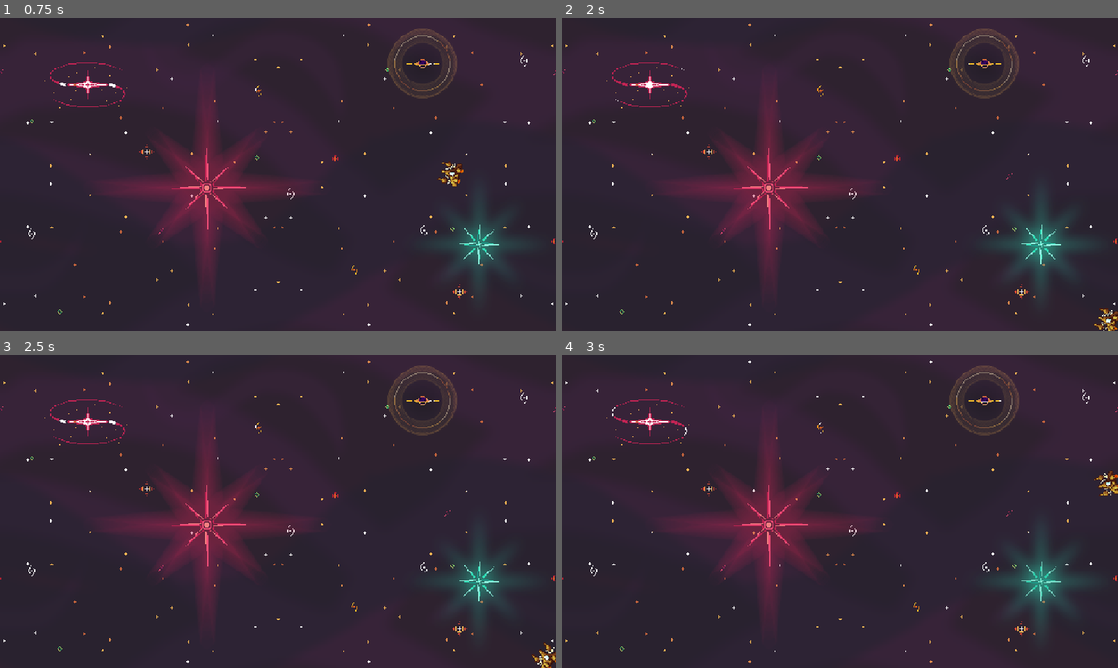
Above: before the commit, frames 1-4 (two rows, left to right).
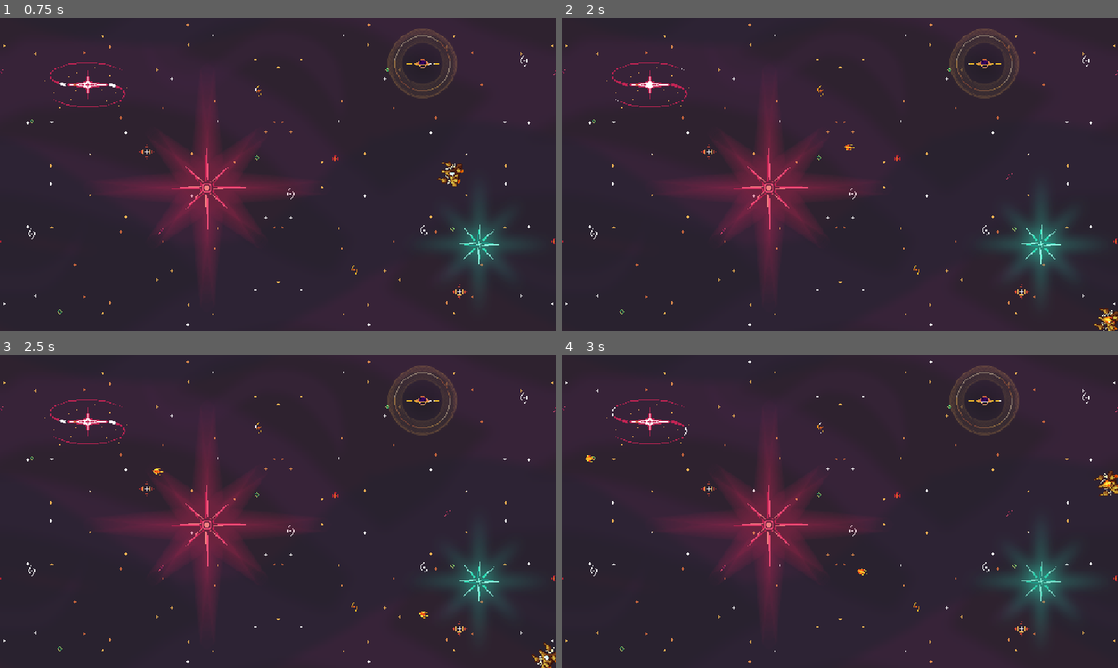
Above: after the commit, the same moments.

Repository: Valegox/Astro-Survivor
Game: Godot game, scene res://scenes/game.tscn
Same seed, same stepped clock (60 frames per second), same inputs: the game is played once before the commit and once after it.
Inputs (mouse positions are in pixels of both pictures, inside the frame that each line leads up to):
- Up to frame 1 (0.75 s): move the mouse to (400, 158) at 0.52 s; hold D (move_right) from 0.53 s (still down)
- Up to frame 2 (2 s): move the mouse to (728, 190) at 1.27 s; release D (move_right) at 1.28 s; hold S (move_down) from 1.28 s (still down)
- Up to frame 3 (2.5 s): move the mouse to (333, 442) at 2.02 s; release S (move_down) at 2.03 s; hold D (move_right) from 2.03 s (still down)
- Up to frame 4 (3 s): move the mouse to (812, 574) at 2.77 s; release D (move_right) at 2.78 s; hold W (move_up) from 2.78 s (still down)

Frame 1 is identical in both runs. In frame 2, less than 0.1% of the frame differs, in the area x 50-100%, y 40-98%; in frame 3, less than 0.1%; in frame 4, less than 0.1%, in the area x 4-100%, y 32-71%.

Commit message:
add shoot

Diff:
--- /dev/null
+++ b/scenes/bullet.tscn
@@ -0,0 +1,63 @@
+[gd_scene load_steps=10 format=3 uid="uid://bk002gom11h4p"]
+
+[ext_resource type="Texture2D" uid="uid://k4p63lg28nek" path="res://assets/bullets/All_Fire_Bullet_Pixel_16x16_00.png" id="1_mkf8s"]
+[ext_resource type="Script" uid="uid://vxfg3inrwtlj" path="res://scripts/bullet.gd" id="1_y25gk"]
+
+[sub_resource type="AtlasTexture" id="AtlasTexture_y25gk"]
+atlas = ExtResource("1_mkf8s")
+region = Rect2(0, 272, 16, 17)
+
+[sub_resource type="AtlasTexture" id="AtlasTexture_l5glv"]
+atlas = ExtResource("1_mkf8s")
+region = Rect2(16, 272, 16, 17)
+
+[sub_resource type="AtlasTexture" id="AtlasTexture_eoqba"]
+atlas = ExtResource("1_mkf8s")
+region = Rect2(32, 272, 16, 17)
+
+[sub_resource type="AtlasTexture" id="AtlasTexture_qncy5"]
+atlas = ExtResource("1_mkf8s")
+region = Rect2(48, 272, 16, 17)
+
+[sub_resource type="AtlasTexture" id="AtlasTexture_tamys"]
+atlas = ExtResource("1_mkf8s")
+region = Rect2(64, 272, 16, 17)
+
+[sub_resource type="SpriteFrames" id="SpriteFrames_26lx3"]
+animations = [{
+"frames": [{
+"duration": 1.0,
+"texture": SubResource("AtlasTexture_y25gk")
+}, {
+"duration": 1.0,
+"texture": SubResource("AtlasTexture_l5glv")
+}, {
+"duration": 1.0,
+"texture": SubResource("AtlasTexture_eoqba")
+}, {
+"duration": 1.0,
+"texture": SubResource("AtlasTexture_qncy5")
+}, {
+"duration": 1.0,
+"texture": SubResource("AtlasTexture_tamys")
+}],
+"loop": true,
+"name": &"default",
+"speed": 5.0
+}]
+
+[sub_resource type="CircleShape2D" id="CircleShape2D_mkf8s"]
+radius = 5.0
+
+[node name="Bullet" type="CharacterBody2D"]
+collision_layer = 4
+collision_mask = 0
+script = ExtResource("1_y25gk")
+
+[node name="AnimatedSprite2D" type="AnimatedSprite2D" parent="."]
+sprite_frames = SubResource("SpriteFrames_26lx3")
+autoplay = "default"
+
+[node name="CollisionShape2D" type="CollisionShape2D" parent="."]
+position = Vector2(1, 1)
+shape = SubResource("CircleShape2D_mkf8s")
--- /dev/null
+++ b/scripts/bullet.gd
@@ -0,0 +1,14 @@
+extends CharacterBody2D
+const SPEED = 300.0
+
+var initial_pos: Vector2
+var target: Vector2
+
+func _ready() -> void:
+	initial_pos = position
+	rotation = (target - position).angle()
+
+func _physics_process(delta: float) -> void:
+	var new_velocity = (target - initial_pos).normalized() * SPEED
+	velocity = new_velocity
+	move_and_slide()
--- a/scripts/spaceship_base.gd
+++ b/scripts/spaceship_base.gd
@@ -1,10 +1,12 @@
 extends CharacterBody2D
 class_name SpaceshipBase
 
+const BULLET = preload("res://scenes/bullet.tscn")
+
 var attack_speed = 100
 
-func _ready() -> void:
-	print('base')
-
 func _shoot() -> void:
-	print('time time')
+	var bullet_instance = BULLET.instantiate()
+	bullet_instance.target = get_global_mouse_position()
+	bullet_instance.position = position
+	get_parent().add_child(bullet_instance)
Binary file added: assets/bullets/All_Fire_Bullet_Pixel_16x16_00.png
Not shown, added: assets/bullets/All_Fire_Bullet_Pixel_16x16_00.png.import
Binary file added: assets/bullets/All_Fire_Bullet_Pixel_16x16_01.png
Not shown, added: assets/bullets/All_Fire_Bullet_Pixel_16x16_01.png.import
Binary file added: assets/bullets/All_Fire_Bullet_Pixel_16x16_02.png
Not shown, added: assets/bullets/All_Fire_Bullet_Pixel_16x16_02.png.import
Binary file added: assets/bullets/All_Fire_Bullet_Pixel_16x16_03.png
Not shown, added: assets/bullets/All_Fire_Bullet_Pixel_16x16_03.png.import
Binary file added: assets/bullets/All_Fire_Bullet_Pixel_16x16_04.png
Not shown, added: assets/bullets/All_Fire_Bullet_Pixel_16x16_04.png.import
Binary file added: assets/bullets/All_Fire_Bullet_Pixel_16x16_05.png
Not shown, added: assets/bullets/All_Fire_Bullet_Pixel_16x16_05.png.import
(and 5 more such lines)
